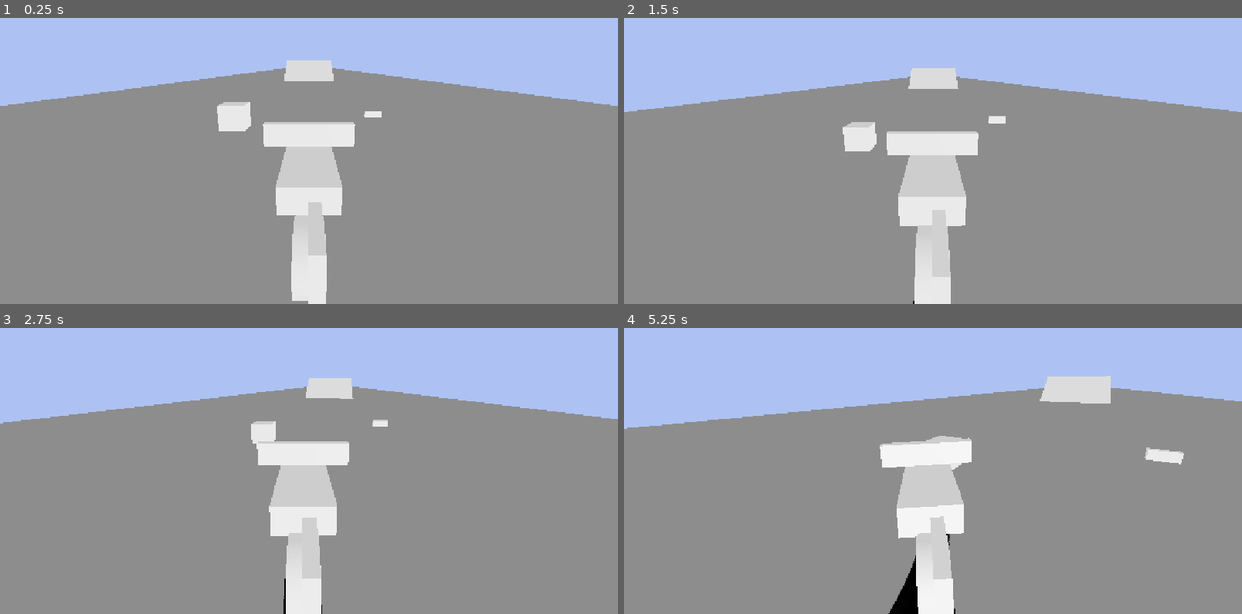
Above: before the commit, frames 1-4 (two rows, left to right).
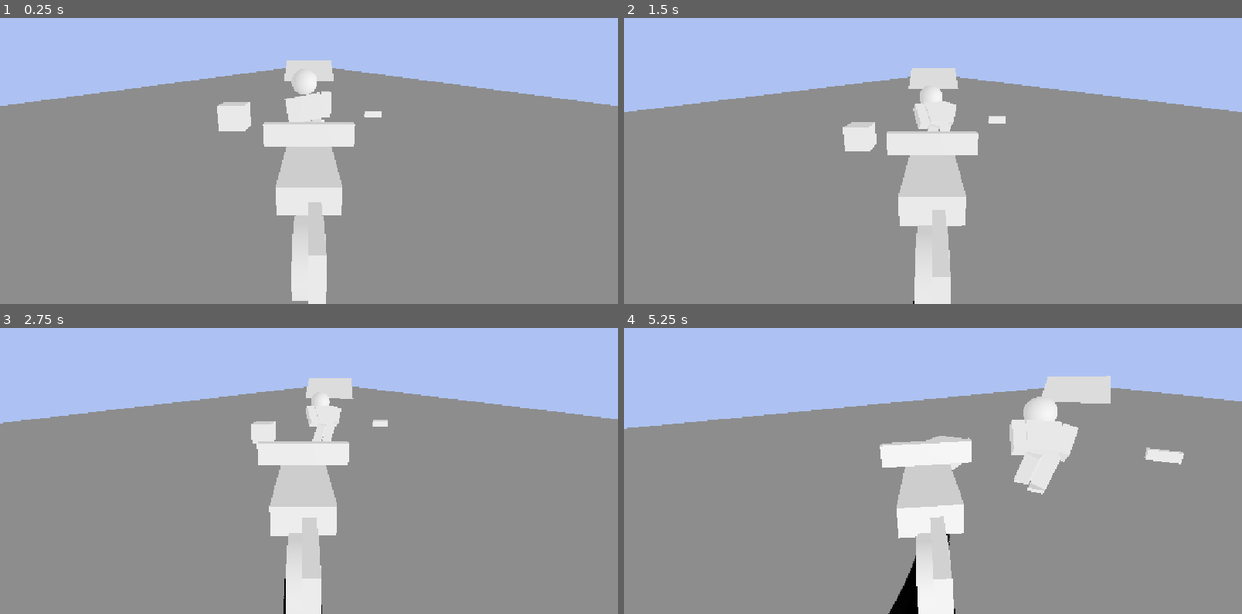
Above: after the commit, the same moments.

Repository: xvibyt/motorcycle
Game: Godot game, scene res://main.tscn
Same seed, same stepped clock (60 frames per second), same inputs: the game is played once before the commit and once after it.
Inputs (mouse positions are in pixels of both pictures, inside the frame that each line leads up to):
- Up to frame 1 (0.25 s): no input
- Up to frame 2 (1.5 s): tap Enter at 0.5 s; move the mouse to (1068, 112) at 0.52 s; hold D (Right) 0.53-1.28 s; hold Shift (Handbreak) 0.53-1.28 s; click (1068, 112) at 0.67 s; move the mouse to (809, 146) at 1.27 s; hold S (Backwards) from 1.28 s (still down); tap Shift (Handbreak) at 1.35 s
- Up to frame 3 (2.75 s): move the mouse to (370, 365) at 2.02 s; release S (Backwards) at 2.03 s; hold D (Right) from 2.03 s (still down); hold Shift (Handbreak) from 2.03 s (still down); tap Alt at 2.1 s
- Up to frame 4 (5.25 s): move the mouse to (902, 511) at 2.77 s; release D (Right) at 2.78 s; release Shift (Handbreak) at 2.78 s; hold W (Forwards) 2.78-3.53 s; tap Shift (Handbreak) at 2.85, 4.55 s; click (902, 511) at 2.92 s; move the mouse to (1118, 493) at 3.52 s; hold Shift (Handbreak) 3.53-4.28 s; hold A (Left) 3.53-5.03 s; move the mouse to (747, 388) at 4.27 s; tap Alt at 4.35 s; move the mouse to (963, 439) at 5.02 s; hold S (Backwards) from 5.03 s (still down); hold Shift (Handbreak) from 5.03 s (still down); click (963, 439) at 5.17 s

The runs differ from the first frame. In frame 1, 0.8% of the frame differs, in the area x 46-54%, y 21-37%; in frame 2, 0.8%; in frame 3, 0.6%; in frame 4, 2.3%, in the area x 62-74%, y 23-59%.

Commit message:
Tried to add active ragdoll zombie
Active ragdoll character which currently does one step. In the future it should follow the motorcycle.

Diff:
--- a/motorcycle/main.tscn
+++ b/motorcycle/main.tscn
@@ -1,7 +1,8 @@
 [gd_scene format=3 uid="uid://buy80utypuou"]
 
-[ext_resource type="Script" uid="uid://dmaxi1uy8fvai" path="res://motorcycle_raycast.gd" id="1_ig7tw"]
+[ext_resource type="Script" uid="uid://dmaxi1uy8fvai" path="res://motorcycle.gd" id="1_ig7tw"]
 [ext_resource type="Script" uid="uid://ddyyyl2p2uqvi" path="res://wheel_raycast.gd" id="2_0xm2m"]
+[ext_resource type="Script" uid="uid://djraegpesoyma" path="res://zombie.gd" id="3_h2yge"]
 
 [sub_resource type="BoxShape3D" id="BoxShape3D_bais7"]
 size = Vector3(50, 1, 5000)
@@ -76,6 +77,28 @@
 [sub_resource type="BoxShape3D" id="BoxShape3D_l2rs2"]
 
 [sub_resource type="BoxMesh" id="BoxMesh_ggd5q"]
+
+[sub_resource type="BoxShape3D" id="BoxShape3D_ggd5q"]
+size = Vector3(1, 1, 0.5)
+
+[sub_resource type="BoxMesh" id="BoxMesh_l2rs2"]
+size = Vector3(1, 1, 0.5)
+
+[sub_resource type="BoxShape3D" id="BoxShape3D_0xm2m"]
+size = Vector3(0.4, 1, 0.4)
+
+[sub_resource type="BoxMesh" id="BoxMesh_h2yge"]
+size = Vector3(0.4, 1, 0.4)
+
+[sub_resource type="SphereShape3D" id="SphereShape3D_bais7"]
+
+[sub_resource type="SphereMesh" id="SphereMesh_d4f1g"]
+
+[sub_resource type="BoxShape3D" id="BoxShape3D_hcbcd"]
+size = Vector3(0.4, 0.1, 0.4)
+
+[sub_resource type="BoxMesh" id="BoxMesh_hcbcd"]
+size = Vector3(0.4, 0.1, 0.4)
 
 [node name="Node3D" type="Node3D" unique_id=6327640]
 
@@ -195,3 +218,127 @@
 
 [node name="MeshInstance3D" type="MeshInstance3D" parent="RigidBody3D" unique_id=1759691695]
 mesh = SubResource("BoxMesh_ggd5q")
+
+[node name="Zombie" type="RigidBody3D" parent="." unique_id=1136520488 node_paths=PackedStringArray("LeftLeg", "RightLeg", "LeftFoot", "RightFoot", "Torso")]
+transform = Transform3D(1, 0, 0, 0, 1, 0, 0, 0, 1, 0, 0.1, -5)
+script = ExtResource("3_h2yge")
+LeftLeg = NodePath("LeftLeg")
+RightLeg = NodePath("RightLeg")
+LeftFoot = NodePath("LeftFoot")
+RightFoot = NodePath("RightFoot")
+Torso = NodePath("CollisionShape3D")
+
+[node name="CollisionShape3D" type="CollisionShape3D" parent="Zombie" unique_id=885529994]
+shape = SubResource("BoxShape3D_ggd5q")
+
+[node name="MeshInstance3D" type="MeshInstance3D" parent="Zombie" unique_id=1334840109]
+mesh = SubResource("BoxMesh_l2rs2")
+
+[node name="LeftLeg" type="RigidBody3D" parent="Zombie" unique_id=2004227027]
+transform = Transform3D(1, 0, 0, 0, 1, 0, 0, 0, 1, 0.25, -1, 0)
+
+[node name="CollisionShape3D" type="CollisionShape3D" parent="Zombie/LeftLeg" unique_id=2091692007]
+shape = SubResource("BoxShape3D_0xm2m")
+
+[node name="MeshInstance3D" type="MeshInstance3D" parent="Zombie/LeftLeg" unique_id=972501327]
+mesh = SubResource("BoxMesh_h2yge")
+
+[node name="ConeTwistJoint3D" type="ConeTwistJoint3D" parent="Zombie/LeftLeg" unique_id=759210443]
+transform = Transform3D(1, 0, 0, 0, 1, 0, 0, 0, 1, 0, 0.5, 0)
+node_a = NodePath("..")
+node_b = NodePath("../..")
+
+[node name="LeftArm" type="RigidBody3D" parent="Zombie" unique_id=94536949]
+transform = Transform3D(1, 0, 0, 0, 1, 0, 0, 0, 1, 0.7, 0, 0)
+
+[node name="CollisionShape3D" type="CollisionShape3D" parent="Zombie/LeftArm" unique_id=100318681]
+shape = SubResource("BoxShape3D_0xm2m")
+
+[node name="MeshInstance3D" type="MeshInstance3D" parent="Zombie/LeftArm" unique_id=1132858687]
+mesh = SubResource("BoxMesh_h2yge")
+
+[node name="HingeJoint3D" type="HingeJoint3D" parent="Zombie/LeftArm" unique_id=982919663]
+transform = Transform3D(1, 0, 0, 0, 1, 0, 0, 0, 1, -0.2, 0.3, 0)
+node_a = NodePath("..")
+node_b = NodePath("../..")
+
+[node name="RightArm" type="RigidBody3D" parent="Zombie" unique_id=546048169]
+transform = Transform3D(1, 0, 0, 0, 1, 0, 0, 0, 1, -0.7, 0, 0)
+
+[node name="CollisionShape3D" type="CollisionShape3D" parent="Zombie/RightArm" unique_id=1527964522]
+shape = SubResource("BoxShape3D_0xm2m")
+
+[node name="MeshInstance3D" type="MeshInstance3D" parent="Zombie/RightArm" unique_id=1211332282]
+mesh = SubResource("BoxMesh_h2yge")
+
+[node name="HingeJoint3D" type="HingeJoint3D" parent="Zombie/RightArm" unique_id=1923404591]
+transform = Transform3D(1, 0, 0, 0, 1, 0, 0, 0, 1, 0.2, 0.3, 0)
+node_a = NodePath("..")
+node_b = NodePath("../..")
+
+[node name="RightLeg" type="RigidBody3D" parent="Zombie" unique_id=435045490]
+transform = Transform3D(1, 0, 0, 0, 1, 0, 0, 0, 1, -0.25, -1, 0)
+
+[node name="CollisionShape3D" type="CollisionShape3D" parent="Zombie/RightLeg" unique_id=439835939]
+shape = SubResource("BoxShape3D_0xm2m")
+
+[node name="MeshInstance3D" type="MeshInstance3D" parent="Zombie/RightLeg" unique_id=1234410254]
+mesh = SubResource("BoxMesh_h2yge")
+
+[node name="ConeTwistJoint3D" type="ConeTwistJoint3D" parent="Zombie/RightLeg" unique_id=928433397]
+transform = Transform3D(1, 0, 0, 0, 1, 0, 0, 0, 1, 0, 0.5, 0)
+node_a = NodePath("..")
+node_b = NodePath("../..")
+
+[node name="RigidBody3D" type="RigidBody3D" parent="Zombie" unique_id=1800731934]
+
+[node name="CollisionShape3D" type="CollisionShape3D" parent="Zombie/RigidBody3D" unique_id=1430226084]
+
+[node name="MeshInstance3D" type="MeshInstance3D" parent="Zombie/RigidBody3D" unique_id=1606264419]
+
+[node name="Head" type="RigidBody3D" parent="Zombie" unique_id=2024369658]
+transform = Transform3D(1, 0, 0, 0, 1, 0, 0, 0, 1, 0, 1, 0)
+
+[node name="CollisionShape3D" type="CollisionShape3D" parent="Zombie/Head" unique_id=144210141]
+shape = SubResource("SphereShape3D_bais7")
+
+[node name="MeshInstance3D" type="MeshInstance3D" parent="Zombie/Head" unique_id=862261026]
+mesh = SubResource("SphereMesh_d4f1g")
+
+[node name="HingeJoint3D" type="HingeJoint3D" parent="Zombie/Head" unique_id=1383940626]
+node_a = NodePath("..")
+node_b = NodePath("../..")
+
+[node name="RightFoot" type="RigidBody3D" parent="Zombie" unique_id=1080411573]
+transform = Transform3D(1, 0, 0, 0, 1, 0, 0, 0, 1, -0.25, -1.55, 0)
+
+[node name="CollisionShape3D" type="CollisionShape3D" parent="Zombie/RightFoot" unique_id=456842923]
+shape = SubResource("BoxShape3D_hcbcd")
+
+[node name="MeshInstance3D" type="MeshInstance3D" parent="Zombie/RightFoot" unique_id=615090321]
+mesh = SubResource("BoxMesh_hcbcd")
+
+[node name="PinJoint3D" type="PinJoint3D" parent="Zombie/RightFoot" unique_id=960665511]
+node_a = NodePath("..")
+node_b = NodePath("../../RightLeg")
+
+[node name="LeftFoot" type="RigidBody3D" parent="Zombie" unique_id=1813704541]
+transform = Transform3D(1, 0, 0, 0, 1, 0, 0, 0, 1, 0.25, -1.55, 0)
+freeze = true
+freeze_mode = 1
+
+[node name="CollisionShape3D" type="CollisionShape3D" parent="Zombie/LeftFoot" unique_id=1166510396]
+shape = SubResource("BoxShape3D_hcbcd")
+
+[node name="MeshInstance3D" type="MeshInstance3D" parent="Zombie/LeftFoot" unique_id=994633600]
+mesh = SubResource("BoxMesh_hcbcd")
+
+[node name="PinJoint3D" type="PinJoint3D" parent="Zombie/LeftFoot" unique_id=538371931]
+node_a = NodePath("..")
+node_b = NodePath("../../LeftLeg")
+
+[node name="LeftTarget" type="Node3D" parent="Zombie" unique_id=886507738]
+transform = Transform3D(1, 0, 0, 0, 1, 0, 0, 0, 1, 0.25, -1.55, 1)
+
+[node name="RightTarget" type="Node3D" parent="Zombie" unique_id=2098487903]
+transform = Transform3D(1, 0, 0, 0, 1, 0, 0, 0, 1, -0.25, -1.55, 1)
--- a/motorcycle/motorcycle.gd
+++ b/motorcycle/motorcycle.gd
@@ -1,7 +1,170 @@
-extends VehicleBody3D
+extends RigidBody3D
 
-func _physics_process(delta):
-	if Input.is_action_pressed("Forwards"):
-		engine_force += 1
-	if Input.is_action_just_pressed("Backwards"):
-		engine_force -= 1
+@export var wheels: Array[RaycastWheel]
+@export var acceleration := 500.0
+#@export var deceleration := 250.0
+@export var max_speed := 10.0
+@export var acc_curve: Curve
+@export var tire_turn_speed := 1.0
+@export var tire_max_turn_degrees := 30
+
+@export var skid_marks: Array[GPUParticles3D]
+
+@export var Camera: Camera3D
+@export var CamTarget: Node3D
+@export var cam_speed := 9.0
+@export var drift_cam_speed := 11.0
+var cur_cam_speed := cam_speed
+
+var motor_input := 0.0
+var handbreak := false
+var is_slipping := false
+
+
+func _unhandled_input(event: InputEvent):
+	if event.is_action_pressed("Handbreak"):
+		handbreak = true
+		is_slipping = true
+	elif event.is_action_released("Handbreak"):
+		handbreak = false
+
+	#motor_input = event.get_action_strength("Forwards") - event.get_action_strength("Backwards")
+	if event.is_action_pressed("Forwards"):
+		motor_input = 1
+		#printt("Forwards pressed", motor_input)
+	elif event.is_action_released("Forwards"):
+		motor_input = 0
+		#printt("Forwards released", motor_input)
+
+	if event.is_action_pressed("Backwards"):
+		motor_input = -1
+		#printt("Backwards pressed", motor_input)
+	elif event.is_action_released("Backwards"):
+		motor_input = 0
+		#printt("Backwards released", motor_input)
+
+
+func _physics_process(delta: float) -> void:
+	#printt(linear_velocity)
+
+	Camera.global_position = Camera.global_position.move_toward(CamTarget.global_position, delta * cur_cam_speed)
+	var w := 1.0 - exp(-8.0 * delta)
+	var look_dir := (global_position + Vector3.UP * 1.0) - Camera.global_position
+	var look_basis := Basis.looking_at(look_dir, Vector3.UP)
+	Camera.global_basis = Camera.global_basis.orthonormalized().slerp(look_basis, w)
+
+	_steering_rotation(delta)
+	var grounded := false
+	var id := 0
+	for wheel in wheels:
+		if wheel.is_colliding():
+			grounded = true
+		wheel.force_raycast_update()
+		_do_single_wheel_suspension(wheel)
+		_do_single_wheel_acceleration(wheel)
+		_do_single_wheel_traction(wheel, id)
+		id += 1
+
+	if grounded:
+		#center_of_mass = Vector3.ZERO
+		center_of_mass_mode = RigidBody3D.CENTER_OF_MASS_MODE_CUSTOM
+		center_of_mass = Vector3.DOWN * 0.5
+	else:
+		center_of_mass_mode = RigidBody3D.CENTER_OF_MASS_MODE_CUSTOM
+		center_of_mass = Vector3.DOWN * 1
+
+
+func _steering_rotation(delta: float) -> void:
+	var turn_input := Input.get_axis("Right", "Left") * tire_turn_speed
+	if turn_input:
+		$Wheel1.rotation.y = clampf($Wheel1.rotation.y + turn_input * delta,
+			deg_to_rad(-tire_max_turn_degrees), deg_to_rad(tire_max_turn_degrees))
+	else:
+		$Wheel1.rotation.y = move_toward($Wheel1.rotation.y, 0, tire_turn_speed * delta)
+
+
+func _do_single_wheel_traction(ray: RaycastWheel, idx: int):
+	if not ray.is_colliding(): return
+
+	var steer_side_dir := ray.global_basis.x
+	var tire_vel := _get_point_velocity(ray.wheel.global_position)
+	var steer_x_vel := steer_side_dir.dot(tire_vel)
+
+	var grip_factor := absf(steer_x_vel/tire_vel.length())
+	var x_traction := ray.grip_curve.sample_baked(grip_factor)
+
+	skid_marks[idx].global_position = ray.get_collision_point() + Vector3.UP * 0.01
+	skid_marks[idx].look_at(skid_marks[idx].global_position + global_basis.z)
+
+	if not handbreak and grip_factor < 0.2:
+		is_slipping = false
+		skid_marks[idx].emitting = false
+		cur_cam_speed = cam_speed
+
+	if handbreak:
+		x_traction = 0.1
+		if not skid_marks[idx].emitting:
+			skid_marks[idx].emitting = true
+		cur_cam_speed = drift_cam_speed
+	elif is_slipping:
+		x_traction = 0.1
+		cur_cam_speed = drift_cam_speed
+
+	var gravity: float = ProjectSettings.get_setting("physics/3d/default_gravity")
+	var x_force := -steer_side_dir * steer_x_vel * x_traction * ((mass * gravity) / 2.0) # realistic
+	#var x_force := -global_basis.x * steer_x_vel * x_traction * ((mass * gravity) / 2.0) # arcadish
+
+	# BUG
+	var f_vel := -ray.global_basis.z.dot(tire_vel)
+	var z_traction := 0.05
+	var z_force := global_basis.z * f_vel * z_traction * ((mass * gravity) / 2.0) # less realistic
+	#var z_force := -ray.global_basis.z * f_vel * z_traction * ((mass * gravity) / 2.0) # more realistic
+
+	var force_pos := ray.wheel.global_position - global_position
+	apply_force(x_force, force_pos)
+	apply_force(z_force, force_pos)
+
+
+func _do_single_wheel_acceleration(ray: RaycastWheel):
+	var forward_dir := -ray.global_basis.z
+	var vel := forward_dir.dot(linear_velocity)
+
+	ray.wheel.rotate_x((-vel * get_process_delta_time()) / ray.wheel_rad)
+
+	if ray.is_colliding():
+		var contact_pos :=  ray.wheel.global_position
+
+		var force_pos = contact_pos - global_position
+
+		if ray.is_motor and motor_input:
+			var speed_ratio := vel / max_speed
+			var acc := acc_curve.sample_baked(speed_ratio)
+			var force_vector := forward_dir * acceleration * motor_input * acc
+			apply_force(force_vector, force_pos)
+
+
+func _get_spring_damp_force(ray: RaycastWheel, contact_pos: Vector3, spring_up_dir: Vector3) -> float:
+	var world_vel := _get_point_velocity(contact_pos)
+	var relative_vel := spring_up_dir.dot(world_vel)
+	return ray.spring_damping * relative_vel
+
+func _get_point_velocity(point: Vector3) -> Vector3:
+	return linear_velocity + angular_velocity.cross(point - global_position)
+
+func _do_single_wheel_suspension(ray: RaycastWheel) -> void:
+	if ray.is_colliding():
+		ray.target_position.y = -(ray.rest_dis + ray.wheel_rad + ray.over_extend)
+		var contact_pos := ray.get_collision_point()
+		var spring_up_dir := ray.global_transform.basis.y
+		var spring_len := maxf(0.0, ray.global_position.distance_to(contact_pos) - ray.wheel_rad)
+		var offset := ray.rest_dis - spring_len
+
+		ray.wheel.position.y = move_toward(ray.wheel.position.y, -spring_len, 5 * get_physics_process_delta_time())
+
+		var spring_force := ray.spring_strength * offset
+		var spring_damp_force := _get_spring_damp_force(ray, contact_pos, spring_up_dir)
+
+		var force_vector := (spring_force - spring_damp_force) * ray.get_collision_normal() # spring_up_dir is more stable but can move the motorcycle if a wheel is bigger
+		contact_pos = ray.wheel.global_position
+		var force_pos_offset := contact_pos - global_position
+		apply_force(force_vector, force_pos_offset)
--- /dev/null
+++ b/motorcycle/zombie.gd
@@ -0,0 +1,39 @@
+extends RigidBody3D
+
+
+@export var LeftLeg: RigidBody3D
+@export var RightLeg: RigidBody3D
+
+@export var LeftFoot: RigidBody3D
+@export var RightFoot: RigidBody3D
+
+#@export var LeftTarget: Node3D
+#@export var RightTarget: Node3D
+
+@export var Torso: Node3D
+
+@export var speed := 50.0
+
+var foot := "left"
+var is_target_set := false
+var target_pos: Vector3
+
+func _physics_process(delta: float) -> void:
+	if not is_target_set:
+		print(1)
+		if foot == "left":
+			target_pos = global_position + global_basis.orthonormalized() * Vector3(0.25, -1.5, 0.5)
+			is_target_set = true
+			LeftFoot.global_position = LeftFoot.global_position.move_toward(target_pos, delta * speed)
+			#if LeftFoot.global_position.distance_to(target_pos) < 0.1:
+				#print(111)
+				#foot = "right"
+				#is_target_set = false
+		#elif foot == "right":
+			#target_pos = global_position + global_basis.orthonormalized() * Vector3(-0.25, -1.5, 0.5)
+			#is_target_set = true
+			#RightFoot.global_position = RightFoot.global_position.move_toward(target_pos, delta * speed)
+			#if RightFoot.global_position.distance_to(target_pos) < 0.1:
+				#print(111)
+				#foot = "left"
+				#is_target_set = false
Not shown, changed: motorcycle/motorcycle.gd.uid
Not shown, added: motorcycle/zombie.gd.uid
